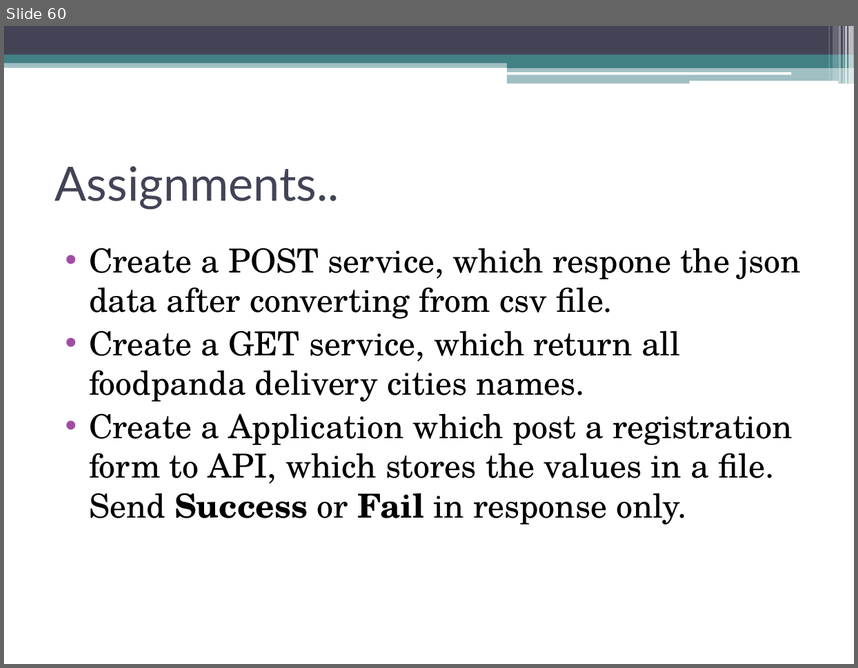
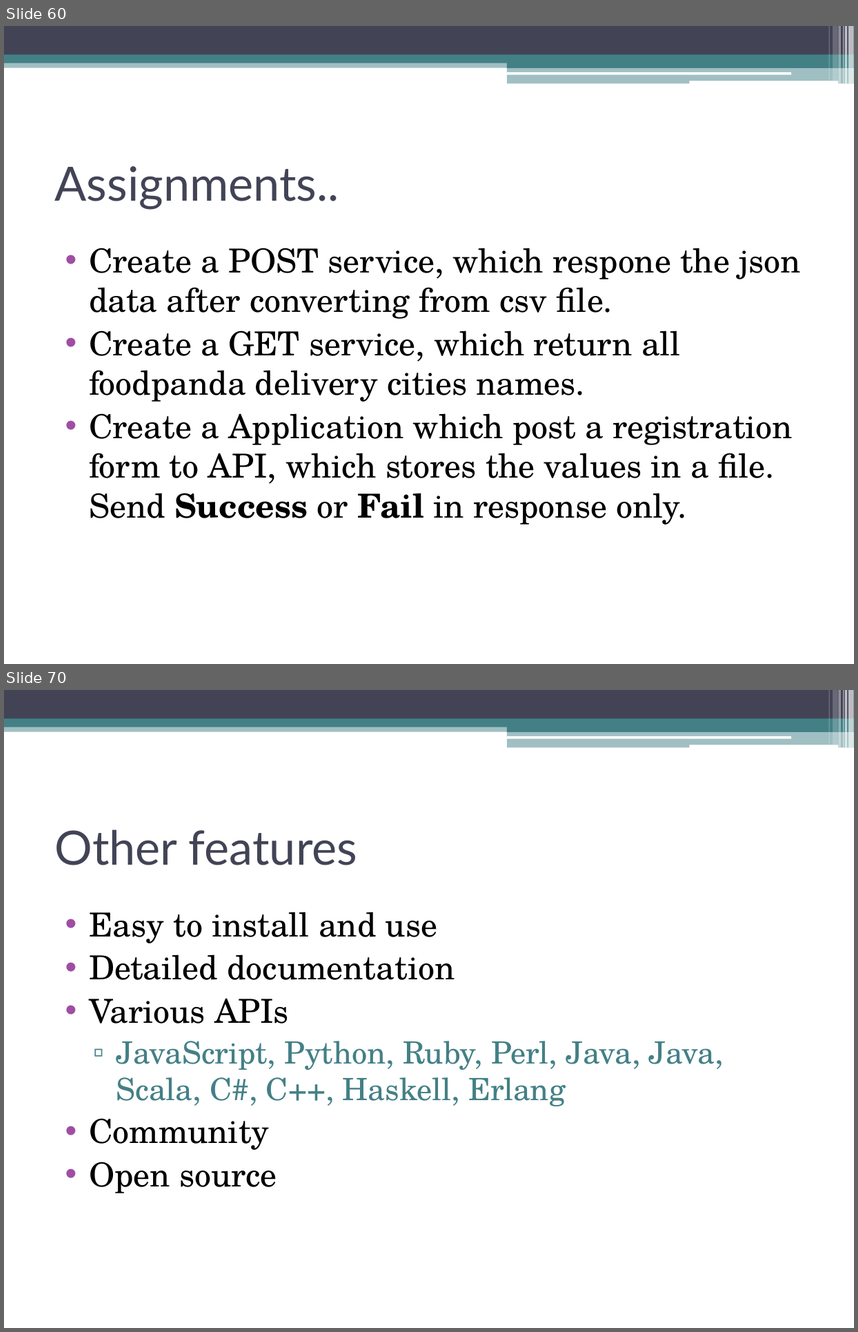
Before and after one commit to akjkhatri/mean_stack, a slide deck: MEAN Stack Workshop.pptx. Shown one above the other, each under a label of ours: slide 60 before the commit, slides 60 and 70 after it; the slides between them are not shown. The pictures are 858x668 and 858x1332 pixels, drawn with LibreOffice and Linux fonts; fonts in the diff are those of the drawing. Boxes give left, top, right and bottom in pixels: in the first picture for what was removed or moved away, otherwise in the second. Text is boxed around its words. In the diff, an @@ line names an element or a change of style, - is before the commit and + after.

```diff
--- a/MEAN Stack Workshop.pptx
+++ b/MEAN Stack Workshop.pptx
@@ slide 70 added at [4,690,854,1328], background #FFFFFF; not listed: 13 template elements that a slide beside it also shows @@
@@ title added at [55,829,357,865], 40 pt, text #424456 @@
+Other features
@@ text added at [89,911,724,1193], 28 pt, text #000000 @@
+• Easy to install and use
+• Detailed documentation
+• Various APIs
+  ▫ JavaScript, Python, Ruby, Perl, Java, Java, Scala, C#, C++, Haskell, Erlang
+• Community
+• Open source
```
Also in this commit, not shown: 12 other slides added, 1 other file.
